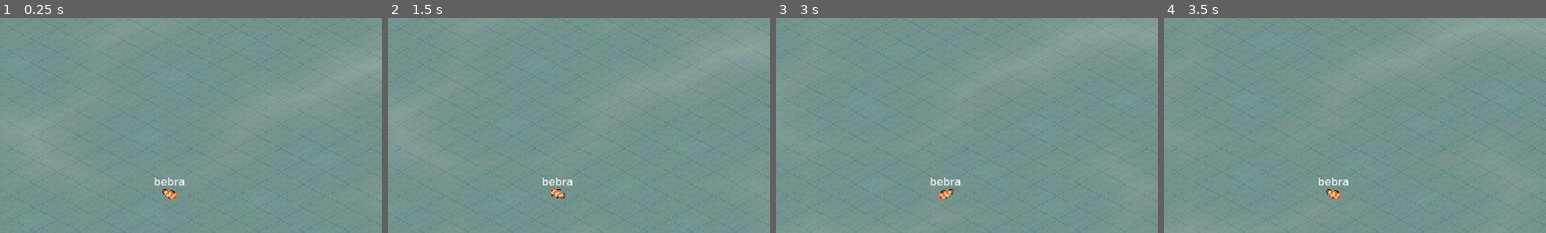
Above: before the commit, frames 1-4 (left to right).
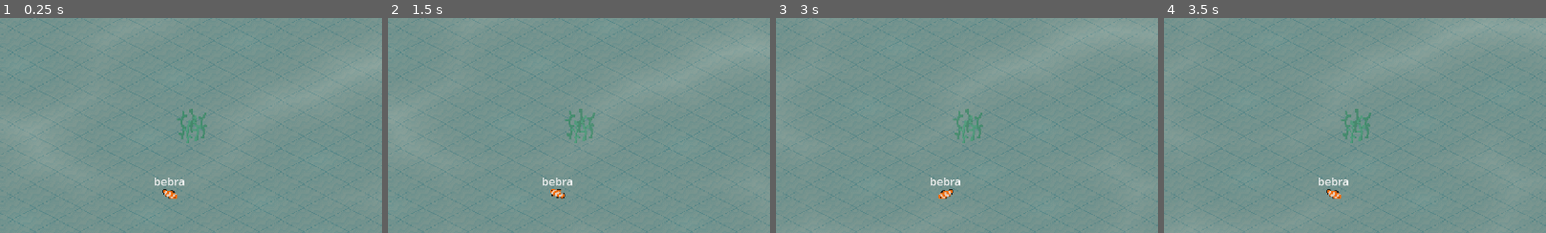
Above: after the commit, the same moments.

Repository: Bitweed/major6jam
Game: Godot game, scene res://main.tscn
Same seed, same stepped clock (60 frames per second), same inputs: the game is played once before the commit and once after it. The engine's default icon, where the game draws it, is replaced by a stand-in: a white triangle on a blue panel in a dark square.
Inputs (mouse positions are % of the whole screen's width and height, from its top left):
- Up to frame 1 (0.25 s): no input
- Up to frame 2 (1.5 s): move the mouse to (72, 45) at 0.52 s; click (72, 45) at 0.67 s; move the mouse to (30, 55) at 1.27 s; click (30, 55) at 1.42 s
- Up to frame 3 (3 s): move the mouse to (60, 28) at 2.02 s; click (60, 28) at 2.17 s; move the mouse to (45, 70) at 2.77 s; click (45, 70) at 2.92 s
- Up to frame 4 (3.5 s): no input
The pictures show only the part of the screen within x 37-87%, y 28-78%; the shares and areas given below are measured in that part.

The runs differ from the first frame. In frame 1, 0.4% of the frame differs, in the area x 46-55%, y 42-59%; in frame 2, 0.4%; in frame 3, 0.4%; in frame 4, 0.5%.

Commit message:
Готовая система установки блоков через тайлмап

Diff:
--- /dev/null
+++ b/TileMap.gd
@@ -0,0 +1,11 @@
+extends TileMap
+
+
+# Called when the node enters the scene tree for the first time.
+func _ready():
+	set_cell(0, Vector2i(1, 1), 0, Vector2i(0, 0), 2)
+
+
+# Called every frame. 'delta' is the elapsed time since the previous frame.
+func _process(delta):
+	pass
--- a/_scripts/main.gd
+++ b/_scripts/main.gd
@@ -11,8 +11,3 @@
 	var draw_window = shop_window.instantiate()
 	add_child(draw_window)
 	draw_window.visible = true
-	# draw_window.position = Vector2(800, 500)
-
-
-#func _place_cell(x, y, tile_num):
-#	$TileMap.set_cell(0, Vector2i(x, y), tile_num, Vector2i(0, 0))
--- a/_scripts/preview_block_placing.gd
+++ b/_scripts/preview_block_placing.gd
@@ -1,7 +1,7 @@
 extends Node2D
 
-# var tile_num = 0
-var block
+var tile_num = 0
+
 var x = 0
 var y = 0
 
@@ -12,16 +12,12 @@
 	var world_pos = GameManager.tilemap.to_global(local_pos)
 	global_position = world_pos
 
-	x = world_pos.x
-	y = world_pos.y
+	x = mouse_tile.x
+	y = mouse_tile.y
 
 
 func _unhandled_input(event):
 	if event is InputEventMouseButton && event.pressed && event.button_index == MOUSE_BUTTON_LEFT:
 		# placing tile
-		# GameManager.tilemap.set_cell(0, Vector2i(x, y), tile_num, Vector2i(0, 0))
-		var new_block = block.instantiate()
-		new_block.position = Vector2(x, y)
-		GameManager.buildings.add_child(new_block)
-
+		get_parent().get_parent().get_node("TileMap").set_cell(0, Vector2i(x, y), 0, Vector2i(0, 0), tile_num)
 		queue_free()
--- a/_scripts/shop_item.gd
+++ b/_scripts/shop_item.gd
@@ -4,9 +4,9 @@
 
 # exporting parameters
 @export var preview_block_texture = Texture2D
-@export var block_to_place = preload("res://prefabs/buildings/coral.tscn")
-# @export var tile_num = 0
+@export var tile_num = 0
 @export var cost = 0
+
 
 func _ready():
 	$Cost.text = str(cost)
@@ -20,12 +20,11 @@
 		# updating coins
 		shop.update_coins(shop.coins - cost)
 
-		# spawn block
+		# spawn preview block
 		var new_preview_block = preview_block.instantiate()
 		GameManager.buildings.add_child(new_preview_block)
 		new_preview_block.position = Vector2(0, 0)
 
 		# settings
-		# p.tile_num = tile_num
 		new_preview_block.get_node("texture").texture = preview_block_texture
-		new_preview_block.block = block_to_place
+		new_preview_block.tile_num = tile_num
--- a/main.tscn
+++ b/main.tscn
@@ -1,12 +1,12 @@
-[gd_scene load_steps=21 format=3 uid="uid://by4e4xbqqou8n"]
+[gd_scene load_steps=19 format=3 uid="uid://by4e4xbqqou8n"]
 
 [ext_resource type="Script" path="res://_scripts/main.gd" id="1_a4ofq"]
 [ext_resource type="Texture2D" uid="uid://ba480vxpf8tje" path="res://textures/sand.png" id="1_aya6v"]
 [ext_resource type="Material" uid="uid://bgw7hte8rwvw" path="res://shaders/caustics_mat.tres" id="2_ptq8v"]
 [ext_resource type="Texture2D" uid="uid://jxn7ntgtyvtl" path="res://icon.svg" id="2_xns22"]
-[ext_resource type="Texture2D" uid="uid://devyvdbaa3bwu" path="res://textures/coral_1.png" id="4_apym3"]
-[ext_resource type="Texture2D" uid="uid://yxfgehyneere" path="res://textures/alge.png" id="6_57dx2"]
+[ext_resource type="Script" path="res://TileMap.gd" id="6_d6pb8"]
 [ext_resource type="PackedScene" uid="uid://fi1i5geuauy1" path="res://prefabs/buildings/coral.tscn" id="6_erxr2"]
+[ext_resource type="PackedScene" uid="uid://c7haom8wggk6p" path="res://prefabs/buildings/alge.tscn" id="6_kkygg"]
 [ext_resource type="PackedScene" uid="uid://dvi6bw1qagk5p" path="res://prefabs/shop.tscn" id="9_gvday"]
 [ext_resource type="Texture2D" uid="uid://cbrikjjm6ssw6" path="res://textures/fish/clownfish.png" id="9_pe7it"]
 
@@ -21,28 +21,14 @@
 occlusion_layer_0/light_mask = 1
 sources/0 = SubResource("TileSetAtlasSource_nddb5")
 
-[sub_resource type="TileSetAtlasSource" id="TileSetAtlasSource_pse0s"]
-texture = ExtResource("6_57dx2")
-texture_region_size = Vector2i(45, 58)
-0:0/animation_frame_0/duration = 1.0
-0:0/animation_frame_1/duration = 1.0
-0:0/0 = 0
+[sub_resource type="TileSetScenesCollectionSource" id="TileSetScenesCollectionSource_ucx2a"]
+scenes/1/scene = ExtResource("6_erxr2")
+scenes/2/scene = ExtResource("6_kkygg")
 
-[sub_resource type="TileSetScenesCollectionSource" id="TileSetScenesCollectionSource_xi6xe"]
-scenes/1/scene = ExtResource("6_erxr2")
-
-[sub_resource type="TileSetAtlasSource" id="TileSetAtlasSource_w8l8w"]
-texture = ExtResource("4_apym3")
-texture_region_size = Vector2i(45, 24)
-0:0/size_in_atlas = Vector2i(2, 3)
-0:0/0 = 0
-
-[sub_resource type="TileSet" id="TileSet_ytsjb"]
+[sub_resource type="TileSet" id="TileSet_kir5g"]
 tile_shape = 1
 tile_size = Vector2i(45, 24)
-sources/1 = SubResource("TileSetAtlasSource_pse0s")
-sources/2 = SubResource("TileSetScenesCollectionSource_xi6xe")
-sources/5 = SubResource("TileSetAtlasSource_w8l8w")
+sources/0 = SubResource("TileSetScenesCollectionSource_ucx2a")
 
 [sub_resource type="AtlasTexture" id="AtlasTexture_2jnks"]
 atlas = ExtResource("9_pe7it")
@@ -109,11 +95,10 @@
 
 [node name="TileMap" type="TileMap" parent="."]
 y_sort_enabled = true
-texture_filter = 1
-tile_set = SubResource("TileSet_ytsjb")
+tile_set = SubResource("TileSet_kir5g")
 format = 2
 layer_0/y_sort_enabled = true
-metadata/_edit_lock_ = true
+script = ExtResource("6_d6pb8")
 
 [node name="Buildings" type="Node2D" parent="."]
 y_sort_enabled = true
--- a/prefabs/shop.tscn
+++ b/prefabs/shop.tscn
@@ -1,9 +1,8 @@
-[gd_scene load_steps=5 format=3 uid="uid://dvi6bw1qagk5p"]
+[gd_scene load_steps=4 format=3 uid="uid://dvi6bw1qagk5p"]
 
 [ext_resource type="Script" path="res://_scripts/shop.gd" id="1_t6vdd"]
 [ext_resource type="PackedScene" uid="uid://by8ummqdq3dpn" path="res://prefabs/shop_item.tscn" id="2_ldjfy"]
 [ext_resource type="Texture2D" uid="uid://wliry6fica54" path="res://textures/alge_preview.png" id="3_4626b"]
-[ext_resource type="PackedScene" uid="uid://c7haom8wggk6p" path="res://prefabs/buildings/alge.tscn" id="4_6l7n2"]
 
 [node name="Shop" type="Control"]
 layout_mode = 3
@@ -16,6 +15,7 @@
 
 [node name="Item - Coral" parent="." instance=ExtResource("2_ldjfy")]
 layout_mode = 1
+tile_num = 1
 
 [node name="Coins" type="Label" parent="."]
 layout_mode = 0
@@ -31,5 +31,5 @@
 offset_left = -141.0
 offset_right = -101.0
 preview_block_texture = ExtResource("3_4626b")
-block_to_place = ExtResource("4_6l7n2")
+tile_num = 2
 cost = 32
--- a/prefabs/shop_window.tscn
+++ b/prefabs/shop_window.tscn
@@ -4,6 +4,7 @@
 
 [node name="Window" type="Window"]
 title = "Underwater Shop"
+initial_position = 1
 size = Vector2i(449, 648)
 
 [node name="Shop" parent="." instance=ExtResource("1_dllqh")]
